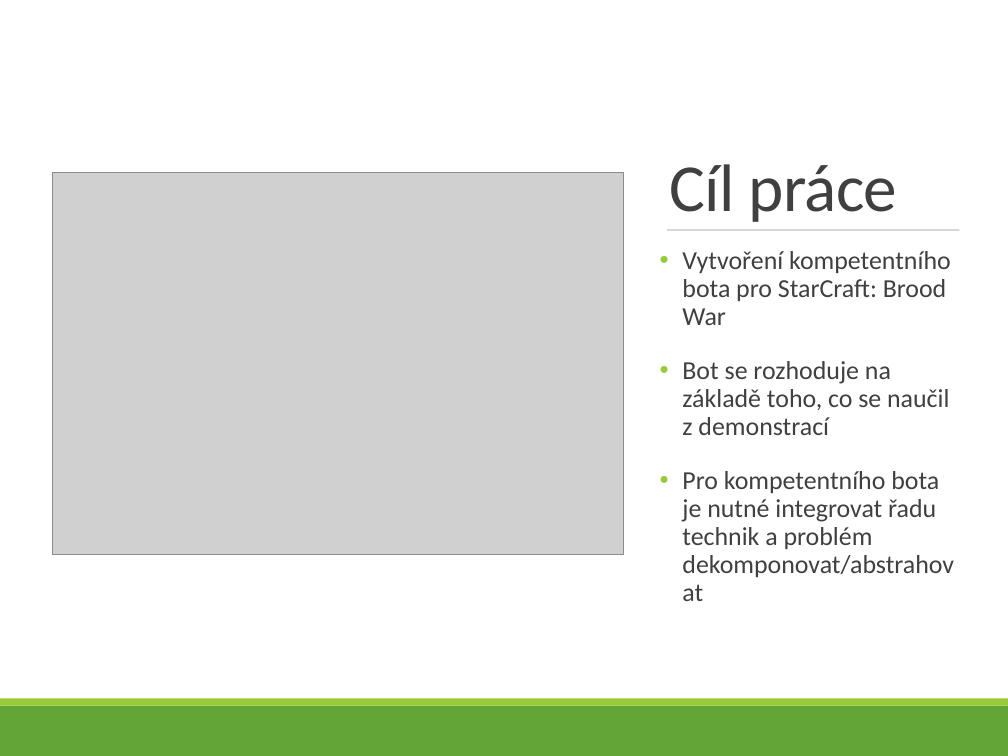
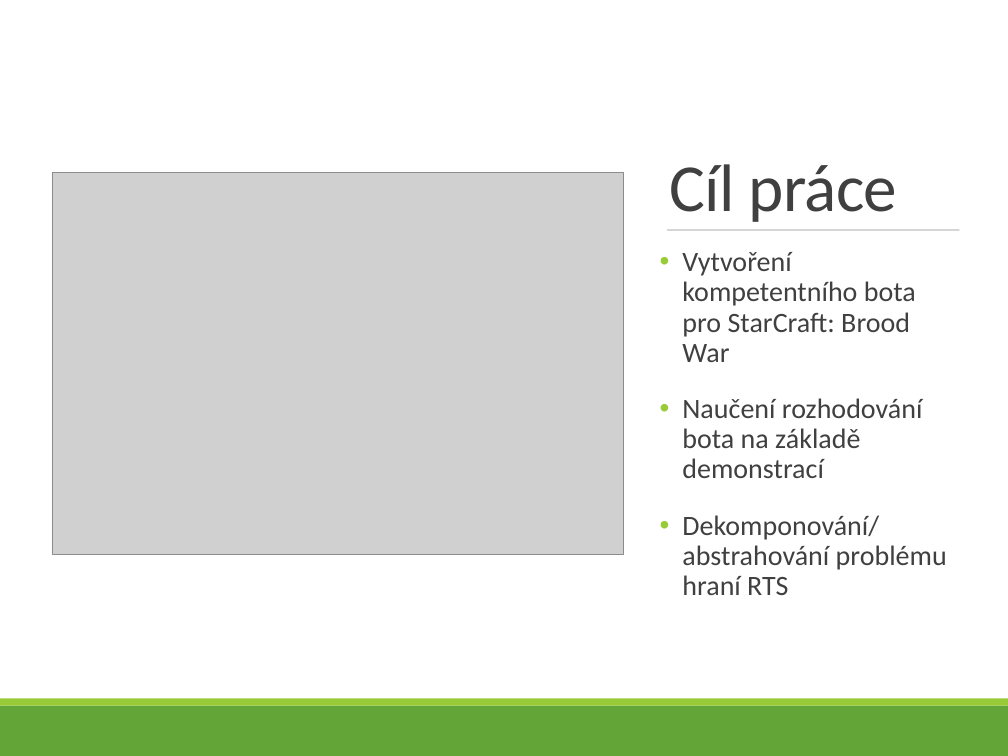
Before and after one commit to honzaMaly/kusanagi, a slide deck: slide 2 of thesis/presentation/prezentace.pptx. Drawn at 1008x756 pixels with LibreOffice and Linux fonts; fonts in the diff are those of the drawing; grey boxes stand for pictures. Boxes give left, top, right and bottom in pixels: in the first picture for what was removed or moved away, otherwise in the second. Text is boxed around its words. In the diff, an @@ line names an element or a change of style, - is before the commit and + after.

Commit message:
Presentation.

```diff
--- a/thesis/presentation/prezentace.pptx
+++ b/thesis/presentation/prezentace.pptx
@@ text at <box>682,252,916,362</box>: size 18.5 to 20 pt in "Vytvoření kompetentního bota pro StarCraft: Brood War" @@
@@ text at <box>682,398,947,595</box>: text changed; size 18.5 to 20 pt @@
-• Bot se rozhoduje na základě toho, co se naučil z demonstrací
-• Pro kompetentního bota je nutné integrovat řadu technik a problém dekomponovat/abstrahovat
+• Naučení rozhodování bota na základě demonstrací
+• Dekomponování/abstrahování problému hraní RTS
```
Also in this commit, not shown: 3 other slides changed, 1 other file.
